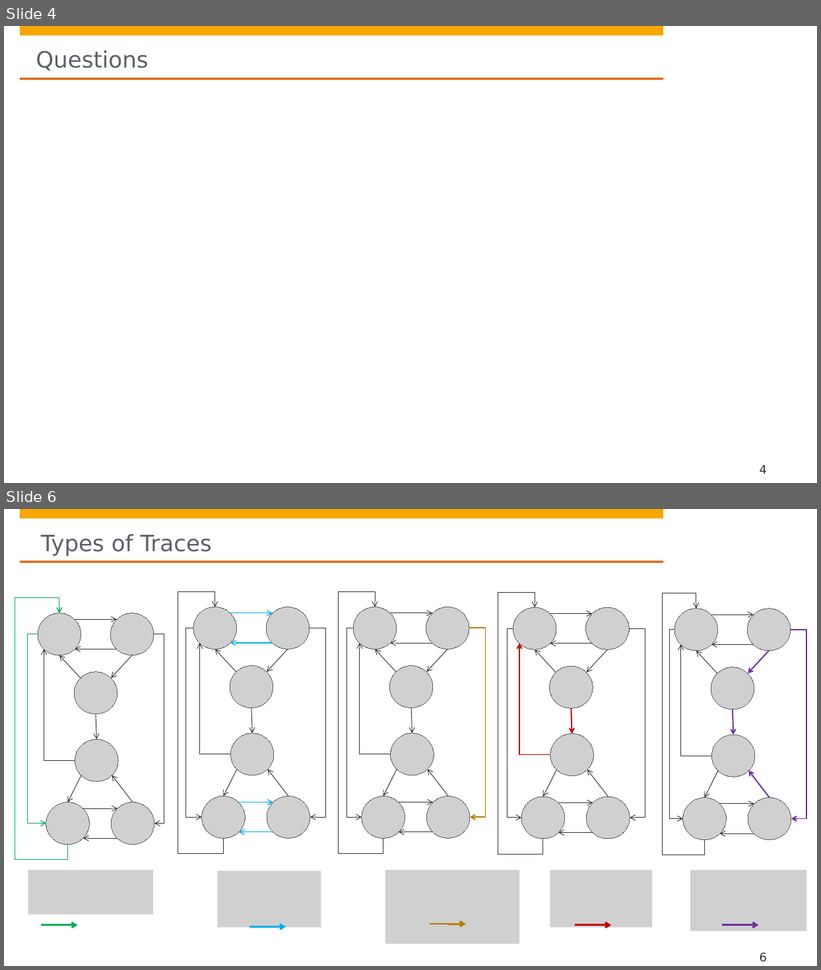
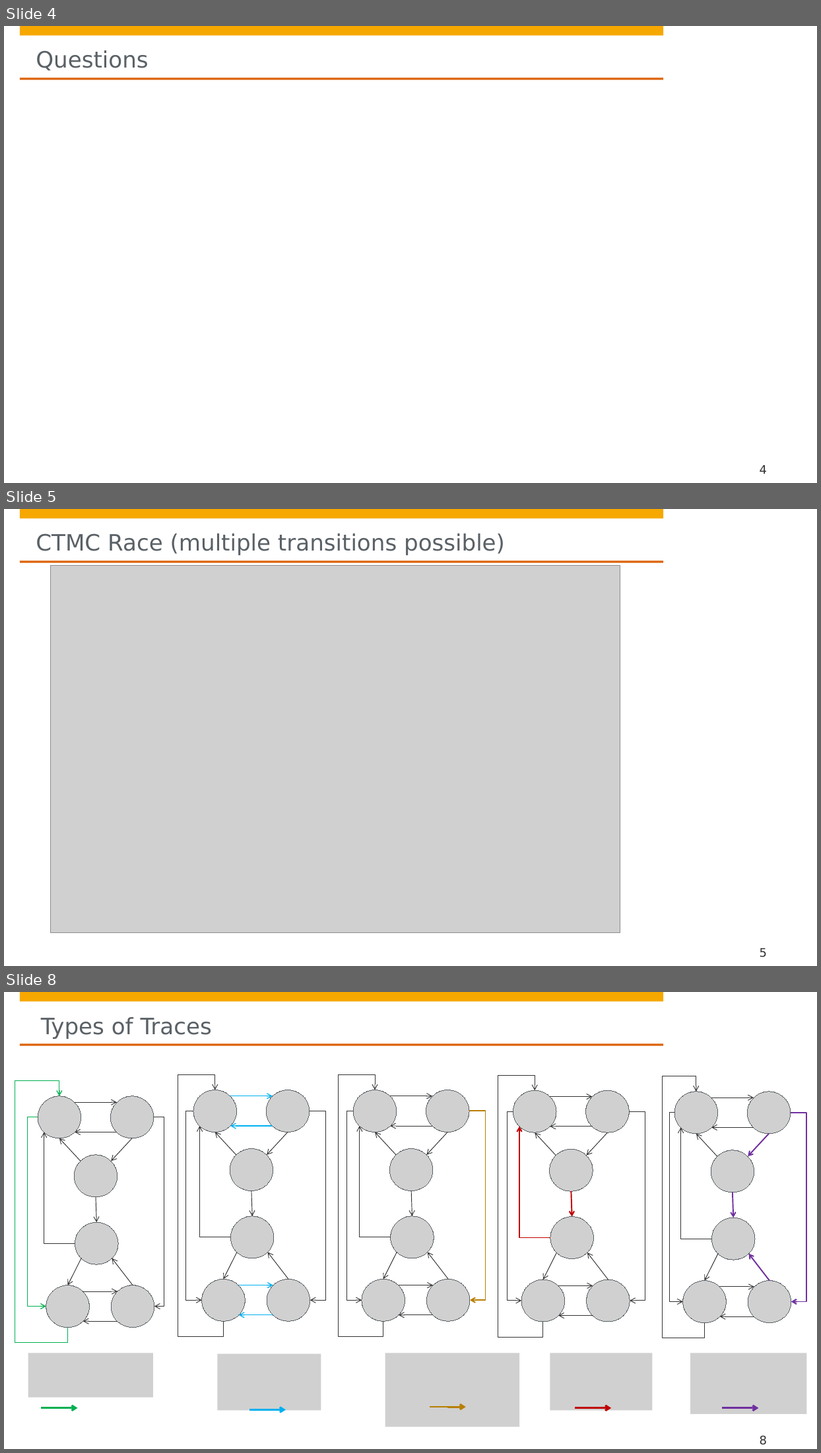
Before and after one commit to hpi-sam/HMM-Learning4SAS, a slide deck: projects/CTMC/P4 - Continuous Time Markov Chains.pptx. Shown one above the other, each under a label of ours: slides 4 and 6 before the commit, slides 4, 5 and 8 after it; the slides between them are not shown. The pictures are 821x970 and 821x1453 pixels, drawn with LibreOffice and Linux fonts; fonts in the diff are those of the drawing; grey boxes stand for pictures; background and template pictures are left out. Boxes give left, top, right and bottom in pixels: in the first picture for what was removed or moved away, otherwise in the second. Text is boxed around its words. In the diff, an @@ line names an element or a change of style, - is before the commit and + after.

```diff
--- a/projects/CTMC/P4 - Continuous Time Markov Chains.pptx
+++ b/projects/CTMC/P4 - Continuous Time Markov Chains.pptx
@@ slide 5 added at <box>4,509,817,966</box>, background #FFFFFF; not listed: 4 template elements that a slide beside it also shows @@
@@ title added at <box>36,533,505,555</box>, 26.7 pt, text #5A6166 @@
+CTMC Race (multiple transitions possible)
@@ picture added at <box>50,566,620,933</box> @@
@@ page number added at <box>760,949,767,958</box>, 14 pt, text #323232 @@
+5
@@ what was slide 6 is now slide 8 @@
@@ page number at <box>760,1436,767,1445</box>: text changed @@
-6
+8
```
Also in this commit, not shown: 2 slides changed, 3 other slides added, 1 slide removed.
